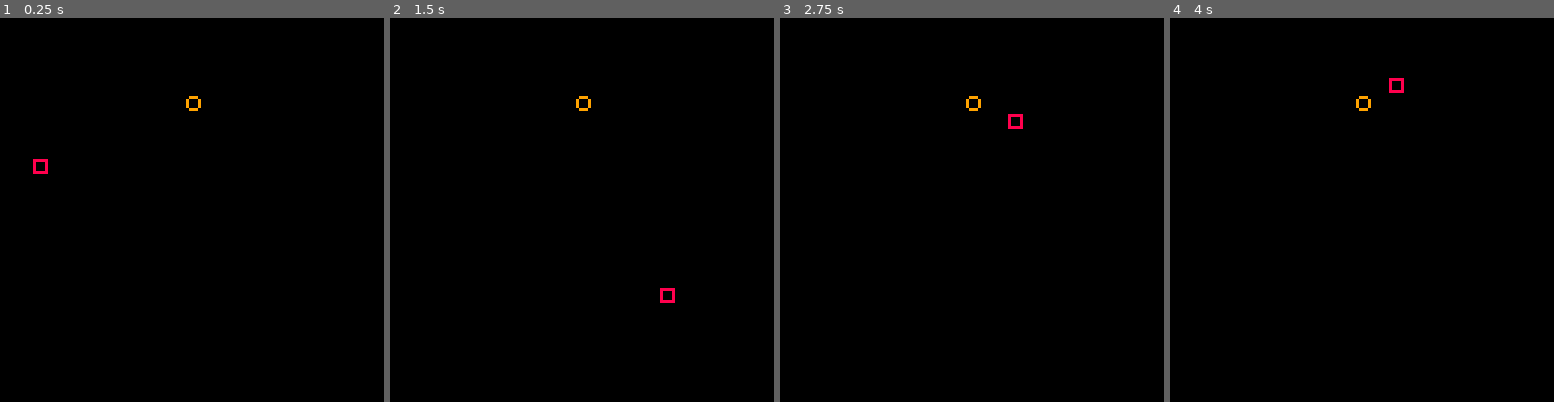
Above: before the commit, frames 1-4 (left to right).
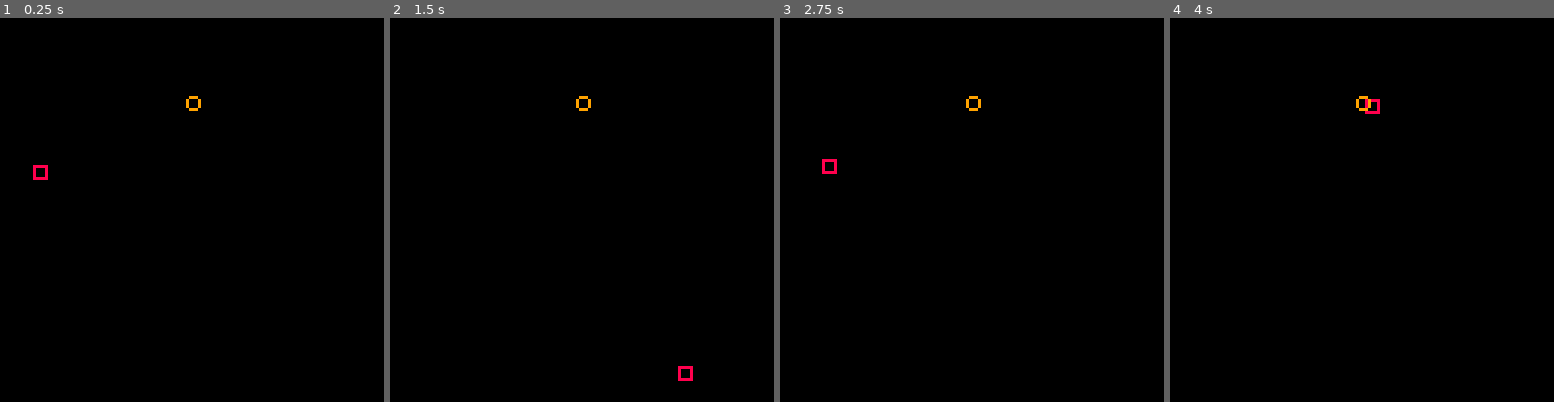
Above: after the commit, the same moments.

Repository: wesen/carts
Game: PICO-8 cartridge rope.p8
Two runs of this game, one before a commit and one after it. Both use one fixed random seed, a clock stepped at 60 frames per second and the inputs below.
Inputs (mouse positions are in pixels of both pictures, inside the frame that each line leads up to):
- Up to frame 1 (0.25 s): no input
- Up to frame 2 (1.5 s): click (670, 121) at 0.67 s; tap O (Z key) at 0.7 s; click (436, 267) at 1.22 s
- Up to frame 3 (2.75 s): tap O (Z key) at 1.7, 2.1, 2.5 s; click (887, 114) at 1.77 s; click (952, 259) at 2.32 s
- Up to frame 4 (4 s): click (1404, 106) at 2.87 s; tap O (Z key) at 2.9, 3.3, 3.7 s; click (1465, 256) at 3.42 s; click (1231, 102) at 3.97 s

The runs differ from the first frame. In frame 1, 0.1% of the frame differs, in the area x 8-13%, y 36-43%; in frame 2, 0.2%, in the area x 70-79%, y 70-95%; in frame 3, 0.2%; in frame 4, 0.2%.

Commit message:
Add bounce

Diff:
--- a/rope.p8
+++ b/rope.p8
@@ -18,7 +18,7 @@
  l=0
 }
 
-maxfall=3
+maxfall=5
 gravity=0.20
 maxl=10
 
@@ -28,13 +28,24 @@
 -- x=stat(32)
 -- y=stat(33)
  local _gravity=gravity
- if (obj.mode==mode_free) _gravity*=0.5
+ if (obj.mode==mode_free) _gravity*=0.8
  if (obj.mode==mode_swing) _gravity*=1.5
  obj.sy=appr(obj.sy,maxfall,_gravity)
 
  local prevx=obj.x
  local prevy=obj.y
 
+ if (obj.x<0) obj.x=127
+ if (obj.x>127) obj.x=0
+ if (obj.y<0) obj.y=127
+ if obj.y>118 then
+  obj.y=118
+  obj.sy=-obj.sy
+  obj.sx*=0.95
+  obj.sy*=0.3
+  if (abs(obj.sy)<0.5) obj.sy=0
+  if (abs(obj.sx)<0.5) obj.sx=0
+ end
 
  obj.y+=obj.sy
  obj.x+=obj.sx
